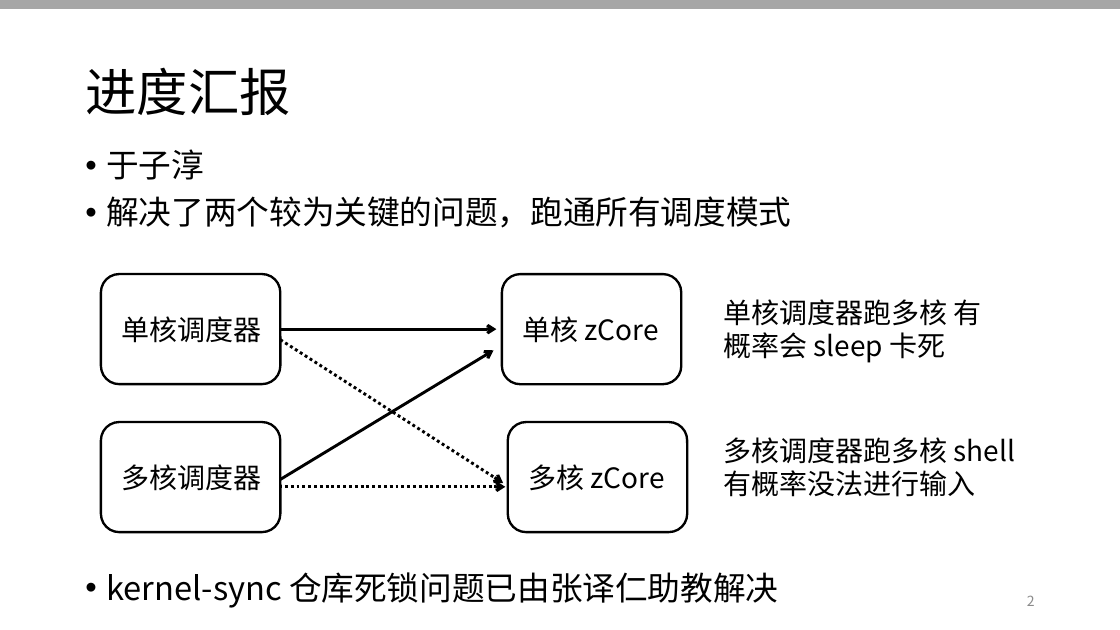
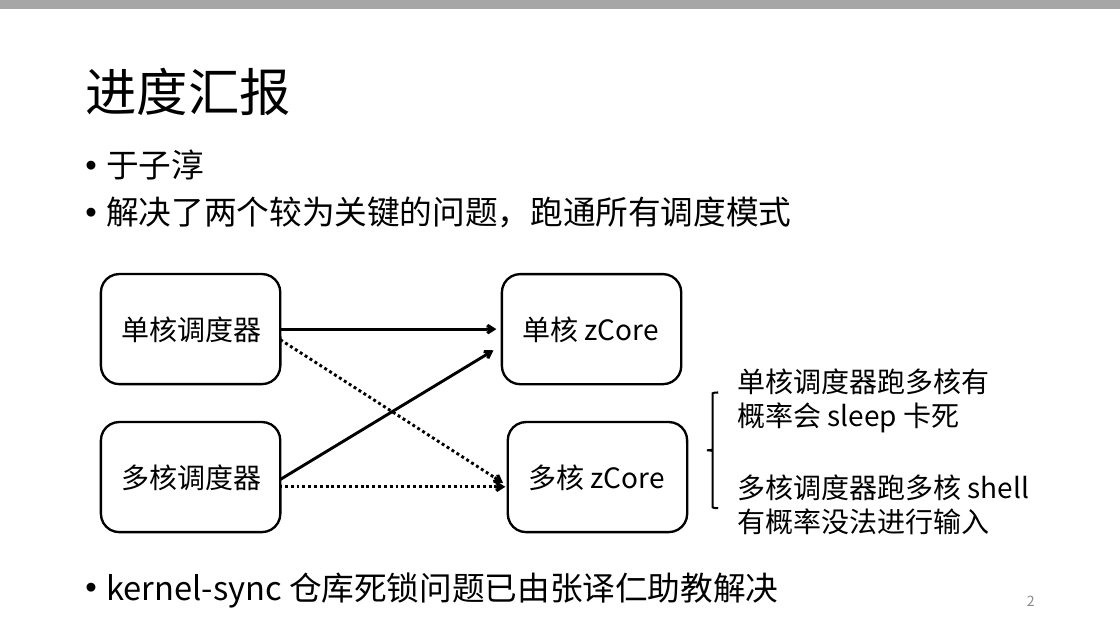
Before and after one commit to OSLab-zCore/OSLab-Docs, a slide deck: slide 2 of 进度汇报PPT汇总/week14.pptx. Drawn at 1120x630 pixels with LibreOffice and Linux fonts; fonts in the diff are those of the drawing. Boxes give left, top, right and bottom in pixels: in the first picture for what was removed or moved away, otherwise in the second. Text is boxed around its words. In the diff, an @@ line names an element or a change of style, - is before the commit and + after.

```diff
--- a/进度汇报PPT汇总/week14.pptx
+++ b/进度汇报PPT汇总/week14.pptx
@@ text at <box>737,368,989,433</box>: spaces changed @@
-单核调度器跑多核 有概率会 sleep 卡死
+单核调度器跑多核有概率会 sleep 卡死
@@ left brace added at <box>707,392,718,508</box>, outline #000000 1.75 pt @@
@@ text "多核调度器跑多核 shell 有概率没法进行输入": place and size @@
-text "多核调度器跑多核 shell 有概率没法进行输入" at <box>723,437,1016,497</box>
+text "多核调度器跑多核 shell 有概率没法进行输入" at <box>737,474,1030,535</box>
```
Also in this commit, not shown: 1 other file.
